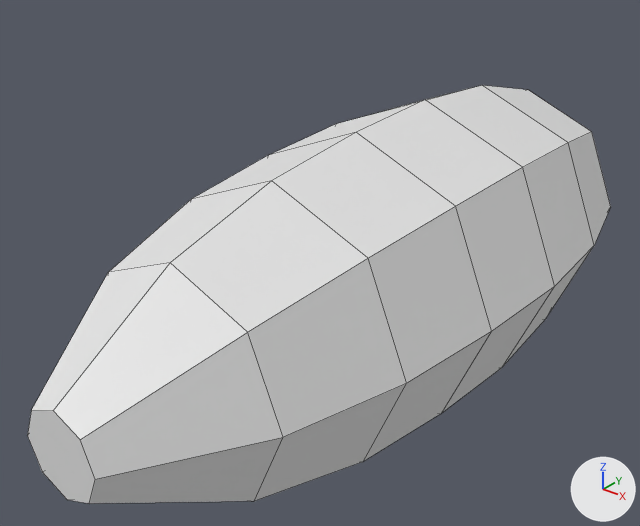
One commit to the Blender file aviao.blend: the scene before it, then after it.
Before and after are seen from a 50 mm camera at (2.71, -3.69, 2.34) aimed at (-0.54, 0.36, -0.17). Lighting does not change. The marker at lower right points along +X, +Y and +Z. Mesh edges are drawn as thin lines.
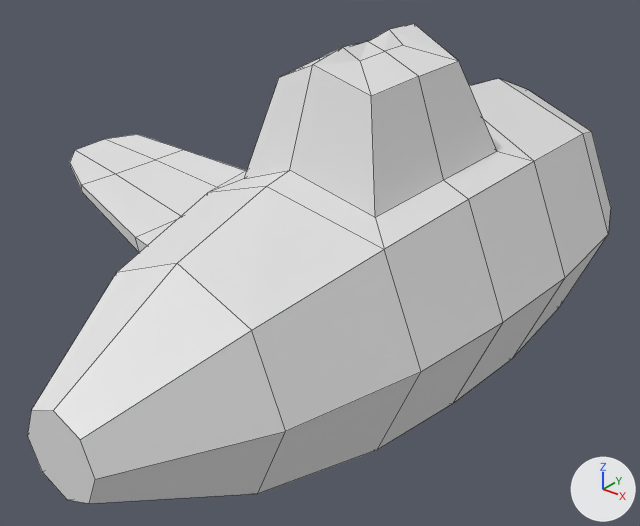
Commit message: shape do aviao

What changed in the scene script:
```text
Change me_cylinder:
    used by ob_cylinder; location = (0.0, 0.0, 0.0); rotation_euler = (-1.571, 0.0, 0.0), in degrees (-90, 0, 0)
    remove me_cylinder.from_pydata(...)  # 56 vertices, 50 faces; spans x -0.93..0.93, y -0.93..0.93, z -2.04..2.04
    add me_cylinder.from_pydata(...)  # 112 vertices, 106 faces; spans x -3.54..0.93, y -1.4..0.93, z -2.04..2.04
    me_cylinder part 1
    10 vertices are removed from x -0.88..0.66, y -0.9..0.62, z -0.68..1.36
    25 faces are deleted
    8 vertices in x -0.63..0.9, y -0.63..0.9, z -0.68..0.0 move by (0.0, 0.0, 0.13)
    6 vertices in x -0.62..0.88, y -0.88..0.88, z 1.36 move by (0.0, 0.0, 0.22)
    4 vertices in x -0.66..0.93, y 0.0..0.93, z 0.68 move by (0.0, 0.0, 0.14)
    12 vertices move from x -0.93..0.64, y -0.93..0.64, z -1.36..0.68 to x -0.75..0.62, y -0.93..0.62, z -1.32..0.95
    66 vertices are added at x -3.54..0.66, y -1.4..0.62, z -0.55..1.58
    81 new faces join them
```

Where the change shows, as pixel boxes [x1, y1, x2, y2] in the pictures (640 x 526 px):
'Cylinder', reshaped (15% taller): before [27, 85, 611, 503]; after [27, 24, 611, 503]
part 1 of me_cylinder, built on: before [32, 85, 611, 503]; after [32, 24, 611, 503]
